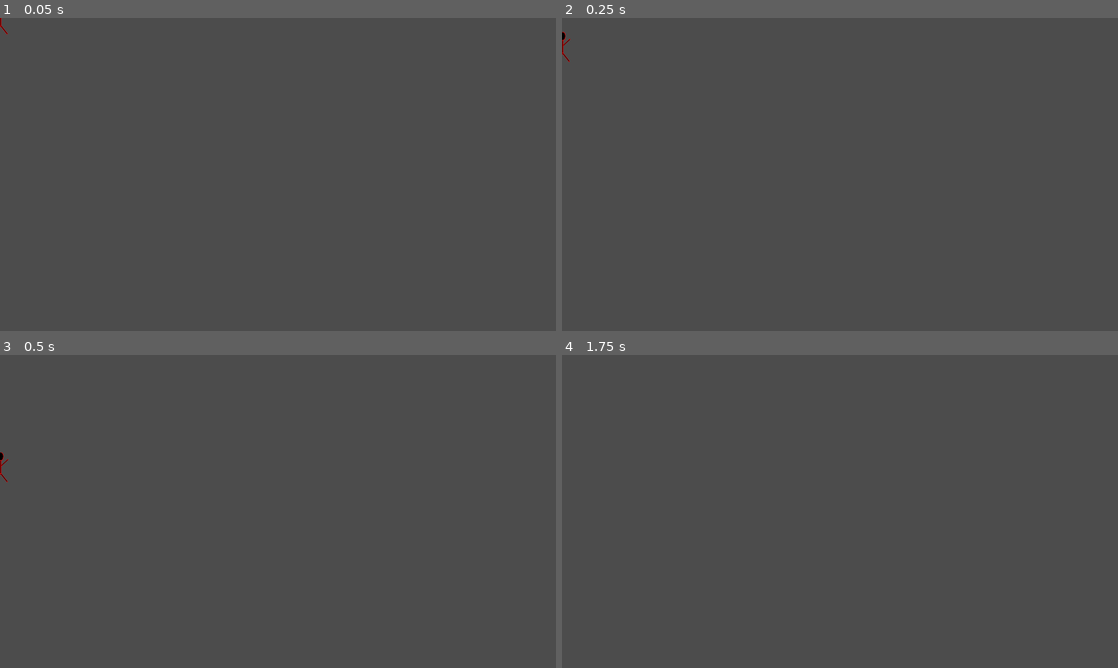
Above: before the commit, frames 1-4 (two rows, left to right).
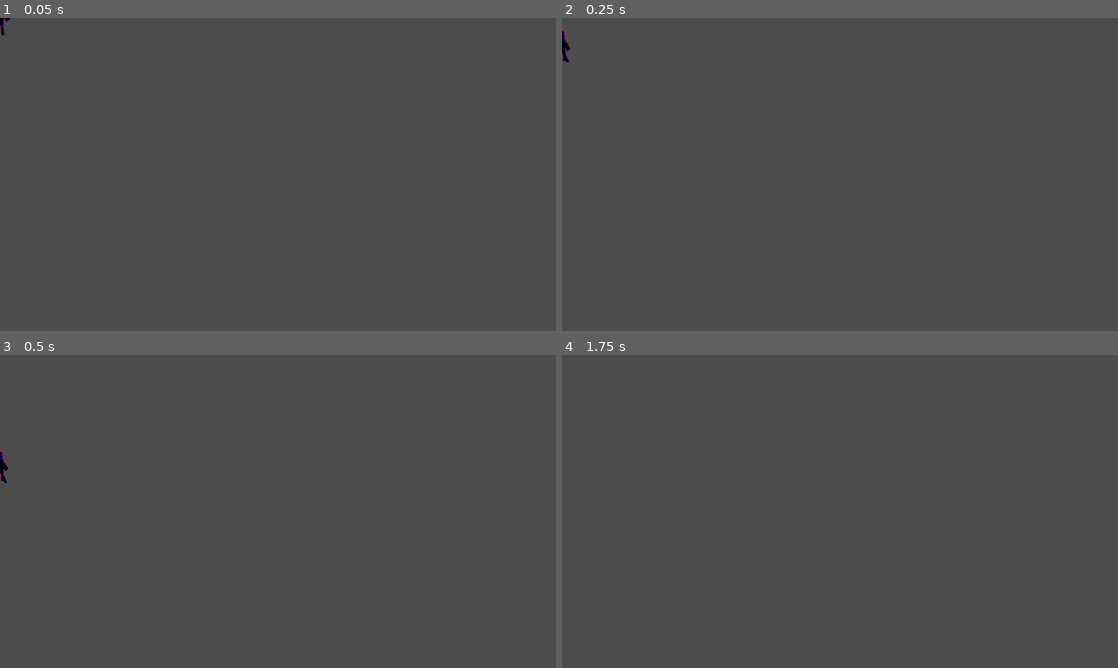
Above: after the commit, the same moments.

Repository: LeonMatthes/SkeleTurn
Game: Godot game, scene res://scenes/Player.tscn
The game is run twice, just before and just after one commit, with the same random seed, the same clock (stepped at 60 frames per second) and the same inputs. The project has no main scene, so this scene is started directly.
Inputs:
- Up to frame 1 (0.05 s): no input
- Up to frame 2 (0.25 s): no input
- Up to frame 3 (0.5 s): no input
- Up to frame 4 (1.75 s): tap Enter at 1.25 s

The runs differ from the first frame. In frame 1, less than 0.1% of the frame differs, in the area x 0-2%, y 0-6%; in frame 2, less than 0.1%, in the area x 0-2%, y 4-15%; in frame 3, less than 0.1%; in frame 4, nothing differs.

Commit message:
refactored the body-pictures and added an walking animation for the 2nd player

Diff:
--- a/scenes/Player.tscn
+++ b/scenes/Player.tscn
@@ -1,44 +1,332 @@
-[gd_scene load_steps=5 format=2]
+[gd_scene load_steps=13 format=2]
 
 [ext_resource path="res://scenes/Player.gd" type="Script" id=1]
-[ext_resource path="res://graphics/red-char.png" type="Texture" id=2]
+[ext_resource path="res://graphics/red-char-sprite_v2.png" type="Texture" id=2]
 [ext_resource path="res://graphics/blue-char.png" type="Texture" id=3]
+[ext_resource path="res://graphics/blue_head.png" type="Texture" id=4]
+[ext_resource path="res://graphics/blue_main_body.png" type="Texture" id=5]
+[ext_resource path="res://graphics/blue_left_arm.png" type="Texture" id=6]
+[ext_resource path="res://graphics/blue_left_leg.png" type="Texture" id=7]
+[ext_resource path="res://graphics/blue_right_leg.png" type="Texture" id=8]
 
 [sub_resource type="RectangleShape2D" id=1]
 
 custom_solver_bias = 0.0
 extents = Vector2( 12.1826, 22.0631 )
+
+[sub_resource type="SpriteFrames" id=2]
+
+animations = [ {
+"frames": [ ExtResource( 2 ) ],
+"loop": true,
+"name": "default",
+"speed": 5.0
+} ]
+
+[sub_resource type="Animation" id=3]
+
+resource_name = "Moving"
+length = 1.0
+loop = true
+step = 0.08
+tracks/0/type = "value"
+tracks/0/path = NodePath("LeftArm:position")
+tracks/0/interp = 1
+tracks/0/loop_wrap = true
+tracks/0/imported = false
+tracks/0/enabled = true
+tracks/0/keys = {
+"times": PoolRealArray( 0, 0.08, 0.16, 0.24, 0.32 ),
+"transitions": PoolRealArray( 1, 1, 1, 1, 1 ),
+"update": 0,
+"values": [ Vector2( -18.5263, -7.29933 ), Vector2( -15.9568, -5.15804 ), Vector2( -13.2207, -3.63534 ), Vector2( -12.8479, -1.43061 ), Vector2( -10.7323, 0.234371 ) ]
+}
+tracks/1/type = "value"
+tracks/1/path = NodePath("RightArm:rotation_degrees")
+tracks/1/interp = 1
+tracks/1/loop_wrap = true
+tracks/1/imported = false
+tracks/1/enabled = true
+tracks/1/keys = {
+"times": PoolRealArray( 0, 0.08, 0.16, 0.24, 0.32 ),
+"transitions": PoolRealArray( 1, 1, 1, 1, 1 ),
+"update": 0,
+"values": [ 28.0, 38.0, 48.0, 58.0, 68.0 ]
+}
+tracks/2/type = "value"
+tracks/2/path = NodePath("RightArm:position")
+tracks/2/interp = 1
+tracks/2/loop_wrap = true
+tracks/2/imported = false
+tracks/2/enabled = true
+tracks/2/keys = {
+"times": PoolRealArray( 0, 0.08, 0.16, 0.24, 0.32 ),
+"transitions": PoolRealArray( 1, 1, 1, 1, 1 ),
+"update": 0,
+"values": [ Vector2( 17.5392, -7.68584 ), Vector2( 15.8262, -5.75868 ), Vector2( 13.6373, -3.56981 ), Vector2( 12.7966, -1.51575 ), Vector2( 10.3568, -0.100354 ) ]
+}
+tracks/3/type = "value"
+tracks/3/path = NodePath("LeftArm:rotation_degrees")
+tracks/3/interp = 1
+tracks/3/loop_wrap = true
+tracks/3/imported = false
+tracks/3/enabled = true
+tracks/3/keys = {
+"times": PoolRealArray( 0, 0.08, 0.16, 0.24, 0.32 ),
+"transitions": PoolRealArray( 1, 1, 1, 1, 1 ),
+"update": 0,
+"values": [ -28.0, -38.0, -48.0, -58.0, -68.0 ]
+}
+tracks/4/type = "value"
+tracks/4/path = NodePath("LeftLeg:rotation_degrees")
+tracks/4/interp = 1
+tracks/4/loop_wrap = true
+tracks/4/imported = false
+tracks/4/enabled = true
+tracks/4/keys = {
+"times": PoolRealArray( 0, 0.08, 0.16, 0.24, 0.32 ),
+"transitions": PoolRealArray( 1, 1, 1, 1, 1 ),
+"update": 0,
+"values": [ 0.0, 8.0, 16.0, 24.0, 30.0 ]
+}
+tracks/5/type = "value"
+tracks/5/path = NodePath("LeftLeg:position")
+tracks/5/interp = 1
+tracks/5/loop_wrap = true
+tracks/5/imported = false
+tracks/5/enabled = true
+tracks/5/keys = {
+"times": PoolRealArray( 0, 0.08, 0.16, 0.24, 0.32 ),
+"transitions": PoolRealArray( 1, 1, 1, 1, 1 ),
+"update": 0,
+"values": [ Vector2( -8.5, 37 ), Vector2( -9.9989, 36.7859 ), Vector2( -11.5816, 36.5904 ), Vector2( -12.3588, 36.6294 ), Vector2( -14.9504, 37.0966 ) ]
+}
+tracks/6/type = "value"
+tracks/6/path = NodePath("RightLeg:position")
+tracks/6/interp = 1
+tracks/6/loop_wrap = true
+tracks/6/imported = false
+tracks/6/enabled = true
+tracks/6/keys = {
+"times": PoolRealArray( 0, 0.08, 0.16, 0.24, 0.32 ),
+"transitions": PoolRealArray( 1, 1, 1, 1, 1 ),
+"update": 0,
+"values": [ Vector2( 8.5, 37 ), Vector2( 9.14238, 37 ), Vector2( 11.0137, 37 ), Vector2( 11.8449, 37 ), Vector2( 14.0624, 37.6424 ) ]
+}
+tracks/7/type = "value"
+tracks/7/path = NodePath("RightLeg:rotation_degrees")
+tracks/7/interp = 1
+tracks/7/loop_wrap = true
+tracks/7/imported = false
+tracks/7/enabled = true
+tracks/7/keys = {
+"times": PoolRealArray( 0, 0.08, 0.16, 0.24, 0.32 ),
+"transitions": PoolRealArray( 1, 1, 1, 1, 1 ),
+"update": 0,
+"values": [ 0.0, -8.0, -16.0, -24.0, -30.0 ]
+}
+
+[sub_resource type="Animation" id=4]
+
+resource_name = "Moving-test"
+length = 0.56
+loop = true
+step = 0.08
+tracks/0/type = "value"
+tracks/0/path = NodePath("LeftArm:position")
+tracks/0/interp = 1
+tracks/0/loop_wrap = true
+tracks/0/imported = false
+tracks/0/enabled = true
+tracks/0/keys = {
+"times": PoolRealArray( 0, 0.08, 0.16, 0.24, 0.32, 0.4, 0.48, 0.56 ),
+"transitions": PoolRealArray( 1, 1, 1, 1, 1, 1, 1, 1 ),
+"update": 0,
+"values": [ Vector2( -10.7323, 0.234371 ), Vector2( -12.8479, -1.43061 ), Vector2( -13.2207, -3.63534 ), Vector2( -15.9568, -5.15804 ), Vector2( -18.5263, -7.29933 ), Vector2( -15.9568, -5.15804 ), Vector2( -13.2207, -3.63534 ), Vector2( -12.8479, -1.43061 ) ]
+}
+tracks/1/type = "value"
+tracks/1/path = NodePath("RightArm:rotation_degrees")
+tracks/1/interp = 1
+tracks/1/loop_wrap = true
+tracks/1/imported = false
+tracks/1/enabled = true
+tracks/1/keys = {
+"times": PoolRealArray( 0, 0.08, 0.16, 0.24, 0.32, 0.4, 0.48, 0.56 ),
+"transitions": PoolRealArray( 1, 1, 1, 1, 1, 1, 1, 1 ),
+"update": 0,
+"values": [ 68.0, 58.0, 48.0, 38.0, 28.0, 38.0, 48.0, 58.0 ]
+}
+tracks/2/type = "value"
+tracks/2/path = NodePath("RightArm:position")
+tracks/2/interp = 1
+tracks/2/loop_wrap = true
+tracks/2/imported = false
+tracks/2/enabled = true
+tracks/2/keys = {
+"times": PoolRealArray( 0, 0.08, 0.16, 0.24, 0.32, 0.4, 0.48, 0.56 ),
+"transitions": PoolRealArray( 1, 1, 1, 1, 1, 1, 1, 1 ),
+"update": 0,
+"values": [ Vector2( 10.3568, -0.100354 ), Vector2( 12.7966, -1.51575 ), Vector2( 13.6373, -3.56981 ), Vector2( 15.8262, -5.75868 ), Vector2( 17.5392, -7.68584 ), Vector2( 15.8262, -5.75868 ), Vector2( 13.6373, -3.56981 ), Vector2( 12.7966, -1.51575 ) ]
+}
+tracks/3/type = "value"
+tracks/3/path = NodePath("LeftArm:rotation_degrees")
+tracks/3/interp = 1
+tracks/3/loop_wrap = true
+tracks/3/imported = false
+tracks/3/enabled = true
+tracks/3/keys = {
+"times": PoolRealArray( 0, 0.08, 0.16, 0.24, 0.32, 0.4, 0.48, 0.56 ),
+"transitions": PoolRealArray( 1, 1, 1, 1, 1, 1, 1, 1 ),
+"update": 0,
+"values": [ -68.0, -58.0, -48.0, -38.0, -28.0, -38.0, -48.0, -58.0 ]
+}
+tracks/4/type = "value"
+tracks/4/path = NodePath("LeftLeg:rotation_degrees")
+tracks/4/interp = 1
+tracks/4/loop_wrap = true
+tracks/4/imported = false
+tracks/4/enabled = true
+tracks/4/keys = {
+"times": PoolRealArray( 0, 0.08, 0.16, 0.24, 0.32, 0.4, 0.48, 0.56 ),
+"transitions": PoolRealArray( 1, 1, 1, 1, 1, 1, 1, 1 ),
+"update": 0,
+"values": [ 0.0, 8.0, 16.0, 24.0, 30.0, 24.0, 16.0, 8.0 ]
+}
+tracks/5/type = "value"
+tracks/5/path = NodePath("LeftLeg:position")
+tracks/5/interp = 1
+tracks/5/loop_wrap = true
+tracks/5/imported = false
+tracks/5/enabled = true
+tracks/5/keys = {
+"times": PoolRealArray( 0, 0.08, 0.16, 0.24, 0.32, 0.4, 0.48, 0.56 ),
+"transitions": PoolRealArray( 1, 1, 1, 1, 1, 1, 1, 1 ),
+"update": 0,
+"values": [ Vector2( -8.5, 37 ), Vector2( -9.9989, 36.7859 ), Vector2( -11.5816, 36.5904 ), Vector2( -12.3588, 36.6294 ), Vector2( -14.9504, 37.0966 ), Vector2( -12.3588, 36.6294 ), Vector2( -11.5816, 36.5904 ), Vector2( -9.9989, 36.7859 ) ]
+}
+tracks/6/type = "value"
+tracks/6/path = NodePath("RightLeg:position")
+tracks/6/interp = 1
+tracks/6/loop_wrap = true
+tracks/6/imported = false
+tracks/6/enabled = true
+tracks/6/keys = {
+"times": PoolRealArray( 0, 0.08, 0.16, 0.24, 0.32, 0.4, 0.48, 0.56 ),
+"transitions": PoolRealArray( 1, 1, 1, 1, 1, 1, 1, 1 ),
+"update": 0,
+"values": [ Vector2( 8.5, 37 ), Vector2( 9.14238, 37 ), Vector2( 11.0137, 37 ), Vector2( 11.8449, 37 ), Vector2( 14.0624, 37.6424 ), Vector2( 11.8449, 37 ), Vector2( 11.0137, 37 ), Vector2( 9.14238, 37 ) ]
+}
+tracks/7/type = "value"
+tracks/7/path = NodePath("RightLeg:rotation_degrees")
+tracks/7/interp = 1
+tracks/7/loop_wrap = true
+tracks/7/imported = false
+tracks/7/enabled = true
+tracks/7/keys = {
+"times": PoolRealArray( 0, 0.08, 0.16, 0.24, 0.32, 0.4, 0.48, 0.56 ),
+"transitions": PoolRealArray( 1, 1, 1, 1, 1, 1, 1, 1 ),
+"update": 0,
+"values": [ 0.0, -8.0, -16.0, -24.0, -30.0, -24.0, -16.0, -8.0 ]
+}
 
 [node name="Player" type="KinematicBody2D" index="0" groups=[
 "Player",
 ]]
 
+position = Vector2( -0.27055, -1.2321 )
 scale = Vector2( 0.7, 0.7 )
 input_pickable = false
 collision_layer = 1
 collision_mask = 1
 collision/safe_margin = 0.08
 script = ExtResource( 1 )
-_sections_unfolded = [ "Collision", "Material", "Pause", "Pickable", "Transform", "Visibility", "Z Index", "collision" ]
+_sections_unfolded = [ "Collision", "Transform" ]
 __meta__ = {
-"_edit_group_": true
+"_edit_group_": true,
+"_edit_horizontal_guides_": [ 38.1421 ]
 }
 gravityFactor = 1
 playerNumber = 1
 
 [node name="PlayerCollisionBox" type="CollisionShape2D" parent="." index="0"]
 
+visible = false
 scale = Vector2( 2.3, 2.3 )
 shape = SubResource( 1 )
 _sections_unfolded = [ "Transform" ]
 
-[node name="Player1Icon" type="Sprite" parent="." index="1"]
-
-texture = ExtResource( 2 )
-_sections_unfolded = [ "Transform" ]
-
-[node name="Player2Icon" type="Sprite" parent="." index="2"]
+[node name="Player1Icon" type="AnimatedSprite" parent="." index="1"]
+
+visible = false
+frames = SubResource( 2 )
+animation = "default"
+_sections_unfolded = [ "Transform" ]
+
+[node name="Player1Animated" type="AnimatedSprite" parent="." index="2"]
+
+visible = false
+frames = SubResource( 2 )
+animation = "default"
+_sections_unfolded = [ "Transform" ]
+
+[node name="Player2Icon" type="Sprite" parent="." index="3"]
 
 visible = false
 texture = ExtResource( 3 )
 _sections_unfolded = [ "Region", "Transform" ]
+
+[node name="Player2Animated" type="Sprite" parent="." index="4"]
+
+_sections_unfolded = [ "Region", "Transform" ]
+
+[node name="Head" type="Sprite" parent="Player2Animated" index="0"]
+
+position = Vector2( 0, -32 )
+texture = ExtResource( 4 )
+_sections_unfolded = [ "Offset", "Transform" ]
+
+[node name="Body" type="Sprite" parent="Player2Animated" index="1"]
+
+position = Vector2( 0, 0.19325 )
+z_index = 1
+texture = ExtResource( 5 )
+_sections_unfolded = [ "Z Index" ]
+
+[node name="LeftArm" type="Sprite" parent="Player2Animated" index="2"]
+
+position = Vector2( -15.7681, -5.05306 )
+rotation = -0.675258
+texture = ExtResource( 6 )
+_sections_unfolded = [ "Region", "Transform" ]
+
+[node name="RightArm" type="Sprite" parent="Player2Animated" index="3"]
+
+position = Vector2( 15.6753, -5.60777 )
+rotation = 0.675258
+texture = ExtResource( 6 )
+_sections_unfolded = [ "Transform" ]
+
+[node name="LeftLeg" type="Sprite" parent="Player2Animated" index="4"]
+
+position = Vector2( -12.3052, 36.6267 )
+rotation = 0.409253
+texture = ExtResource( 7 )
+_sections_unfolded = [ "Transform" ]
+
+[node name="RightLeg" type="Sprite" parent="Player2Animated" index="5"]
+
+position = Vector2( 11.7876, 37 )
+rotation = -0.409253
+texture = ExtResource( 8 )
+_sections_unfolded = [ "Transform", "Visibility", "Z Index" ]
+
+[node name="AnimationPlayer" type="AnimationPlayer" parent="Player2Animated" index="6"]
+
+root_node = NodePath("..")
+autoplay = "Moving"
+playback_process_mode = 1
+playback_default_blend_time = 0.0
+playback_speed = 1.0
+anims/Moving = SubResource( 3 )
+anims/Moving-test = SubResource( 4 )
+blend_times = [  ]
Binary file changed: graphics/blue_main_body.png
Binary file changed: graphics/red_main_body.png
